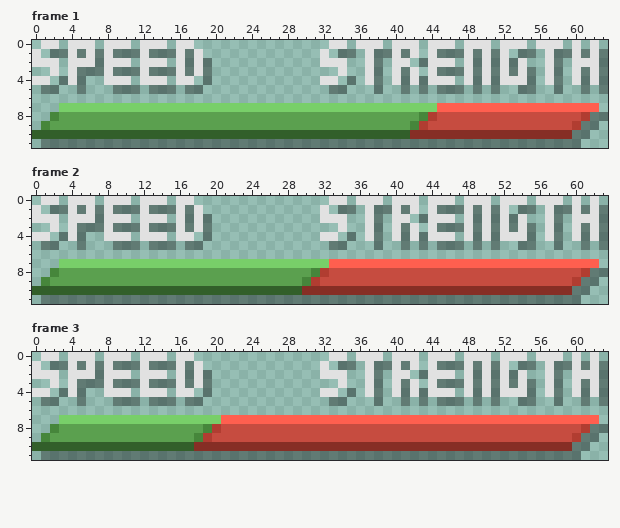
File history of a pixel-art file, OneVersusOne/Sprites/SpeedStrengh01.aseprite. Above: the version before the commit.
64x12 pixels, 3 frames. Shown: frame 1, frame 2, frame 3.
Now the later version:
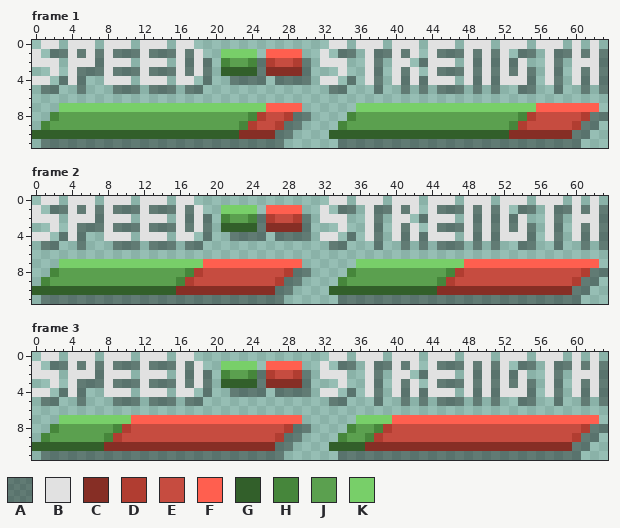
Palette (. is transparent): A #0000005a  B #e1e1e1  C #862e25  D #b13d31  E #c64c40  F #ff5f4f  G #325f2a  H #46863b  J #5ba04f  K #78cf69
Change:
--- frame 1, layers "Main", "Shadow"
@@ x 19..57 @@
  0 ..............BB.BBB.BBB.BBB.BBB.BBB.BB
- 1 .............B.AA.BAABAB.BAAABABAB.AA.B
- 2 A............BBB..BA.BB.ABBB.BABABAB..B
- 3 A..............B..BA.BAB.BAAABABABABA.B
- 4 A............BB.A.BA.BABABBB.BABABBBA.B
+ 1 ..KKKK.FFFF..B.AA.BAABAB.BAAABABAB.AA.B
+ 2 A.HJJHADEEDA.BBB..BA.BB.ABBB.BABABAB..B
+ 3 A.GGGGACCCCA...B..BA.BAB.BAAABABABABA.B
+ 4 A..AAAA.AAAA.BB.A.BA.BABABBB.BABABBBA.B
  5 ..............AA...A..A.A.AAA.A.A..AA..
  6 .......................................
- 7 KKKKKKKKKKKKKKKKKKKKKKKKKKFFFFFFFFFFFFF
- 8 JJJJJJJJJJJJJJJJJJJJJJJJHDEEEEEEEEEEEEE
- 9 JJJJJJJJJJJJJJJJJJJJJJJHDEEEEEEEEEEEEEE
-10 GGGGGGGGGGGGGGGGGGGGGGGCCCCCCCCCCCCCCCC
-11 AAAAAAAAAAAAAAAAAAAAAAAAAAAAAAAAAAAAAAA
+ 7 KKKKKKKFFFF......KKKKKKKKKKKKKKKKKKKKFF
+ 8 JJJJJHDEEDAA....HJJJJJJJJJJJJJJJJJJHDEE
+ 9 JJJJHDEEDAA....HJJJJJJJJJJJJJJJJJJHDEEE
+10 GGGGCCCCAA....GGGGGGGGGGGGGGGGGGGGCCCCC
+11 AAAAAAAAA......AAAAAAAAAAAAAAAAAAAAAAAA
--- frame 2, layers "Main", "Shadow"
@@ x 14..49 @@
  0 B.BB...............BB.BBB.BBB.BBB.BB
- 1 AABAB.............B.AA.BAABAB.BAAABA
- 2 B.BABA............BBB..BA.BB.ABBB.BA
- 3 AABABA..............B..BA.BAB.BAAABA
- 4 B.BB.A............BB.A.BA.BABABBB.BA
+ 1 AABAB..KKKK.FFFF..B.AA.BAABAB.BAAABA
+ 2 B.BABA.HJJHADEEDA.BBB..BA.BB.ABBB.BA
+ 3 AABABA.GGGGACCCCA...B..BA.BAB.BAAABA
+ 4 B.BB.A..AAAA.AAAA.BB.A.BA.BABABBB.BA
  5 AA.AA..............AA...A..A.A.AAA.A
  6 ....................................
- 7 KKKKKKKKKKKKKKKKKKKFFFFFFFFFFFFFFFFF
- 8 JJJJJJJJJJJJJJJJJHDEEEEEEEEEEEEEEEEE
- 9 JJJJJJJJJJJJJJJJHDEEEEEEEEEEEEEEEEEE
-10 GGGGGGGGGGGGGGGGCCCCCCCCCCCCCCCCCCCC
-11 AAAAAAAAAAAAAAAAAAAAAAAAAAAAAAAAAAAA
+ 7 KKKKKFFFFFFFFFFF......KKKKKKKKKKKKFF
+ 8 JJJHDEEEEEEEEEDAA....HJJJJJJJJJJHDEE
+ 9 JJHDEEEEEEEEEDAA....HJJJJJJJJJJHDEEE
+10 GGCCCCCCCCCCCAA....GGGGGGGGGGGGCCCCC
+11 AAAAAAAAAAAAAA......AAAAAAAAAAAAAAAA
--- frame 3, layers "Main", "Shadow"
@@ x 6..41 @@
  0 B.BBB.BBB.BB...............BB.BBB.BB
- 1 BABAAABAAABAB.............B.AA.BAABA
- 2 BABBB.BBB.BABA............BBB..BA.BB
- 3 AABAAABAAABABA..............B..BA.BA
- 4 ..BBB.BBB.BB.A............BB.A.BA.BA
+ 1 BABAAABAAABAB..KKKK.FFFF..B.AA.BAABA
+ 2 BABBB.BBB.BABA.HJJHADEEDA.BBB..BA.BB
+ 3 AABAAABAAABABA.GGGGACCCCA...B..BA.BA
+ 4 ..BBB.BBB.BB.A..AAAA.AAAA.BB.A.BA.BA
  5 ...AAA.AAA.AA..............AA...A..A
  6 ....................................
- 7 KKKKKKKKKKKKKKKFFFFFFFFFFFFFFFFFFFFF
- 8 JJJJJJJJJJJJJHDEEEEEEEEEEEEEEEEEEEEE
- 9 JJJJJJJJJJJJHDEEEEEEEEEEEEEEEEEEEEEE
-10 GGGGGGGGGGGGCCCCCCCCCCCCCCCCCCCCCCCC
-11 AAAAAAAAAAAAAAAAAAAAAAAAAAAAAAAAAAAA
+ 7 KKKKKFFFFFFFFFFFFFFFFFFF......KKKKFF
+ 8 JJJHDEEEEEEEEEEEEEEEEEDAA....HJJHDEE
+ 9 JJHDEEEEEEEEEEEEEEEEEDAA....HJJHDEEE
+10 GGCCCCCCCCCCCCCCCCCCCAA....GGGGCCCCC
+11 AAAAAAAAAAAAAAAAAAAAAA......AAAAAAAA
Boxes around the changes in both pictures, in picture pixels (x1, y1, x2, y2):
changed: (221, 49, 356, 148)
changed: (410, 103, 536, 139)
changed: (176, 205, 464, 304)
changed: (104, 361, 392, 460)
